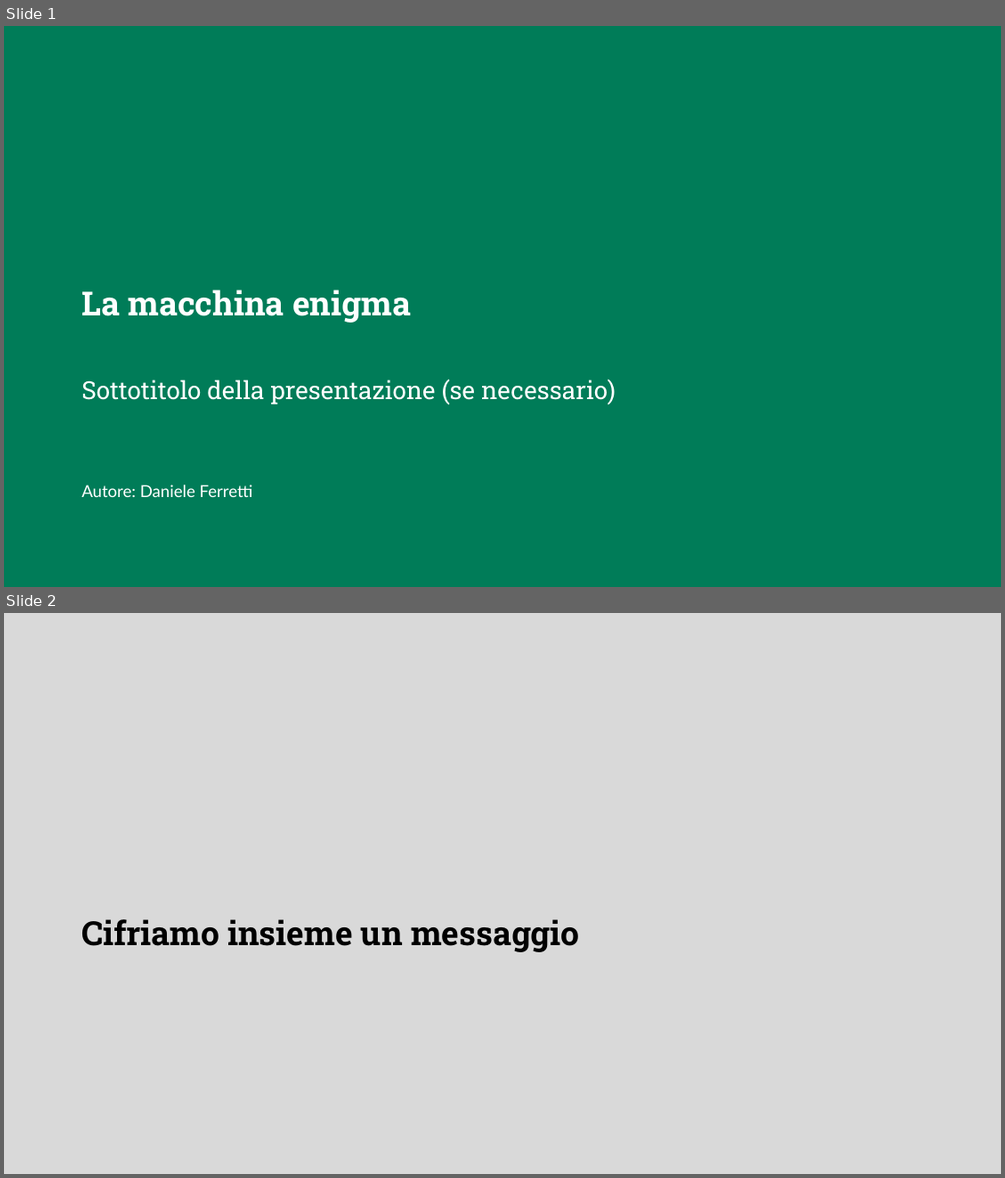
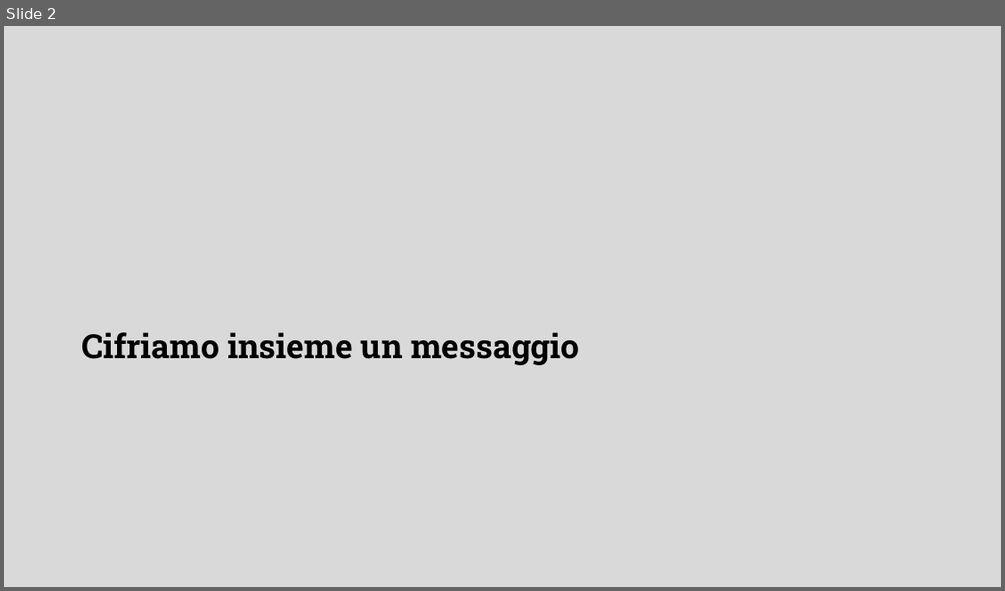
Before and after one commit to DanieleFerretti03/tesi-enigma, a slide deck: presentazione.odp. Shown one above the other, each under a label of ours: slides 1 and 2 before the commit, slide 2 after it. The pictures are 1005x1178 and 1005x591 pixels, drawn with LibreOffice and Linux fonts; fonts in the diff are those of the drawing; background and template pictures are left out. Boxes give left, top, right and bottom in pixels: in the first picture for what was removed or moved away, otherwise in the second. Text is boxed around its words. In the diff, an @@ line names an element or a change of style, - is before the commit and + after.

Commit message:
Completato capitolo Come abbiamo decifrato Enigma I

```diff
--- a/presentazione.odp
+++ b/presentazione.odp
@@ slide 1 removed at bbox=[4, 26, 1001, 587], background #007C58 @@
@@ title removed at bbox=[81, 289, 411, 322] @@
-La macchina enigma
@@ text removed at bbox=[81, 378, 615, 404] @@
-Sottotitolo della presentazione (se necessario)
@@ subtitle removed at bbox=[81, 484, 253, 497] @@
-Autore: Daniele Ferretti
```
Also in this commit, not shown: 1 slide changed, 10 slides added, 1 other file.
